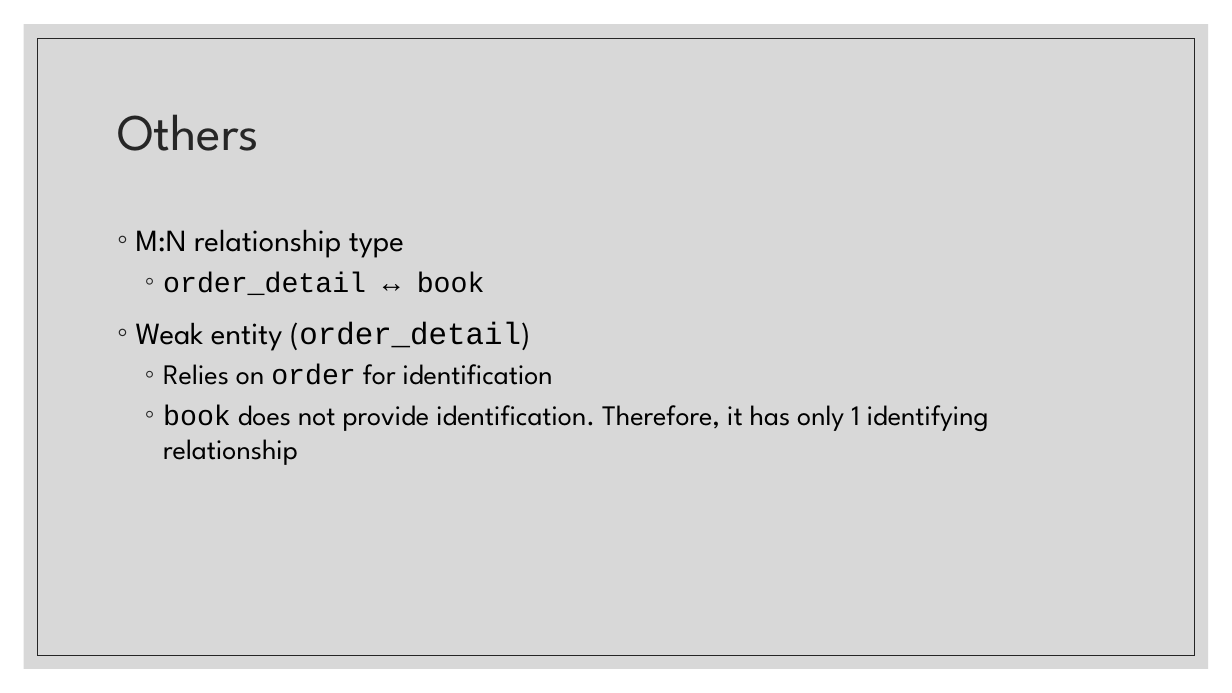
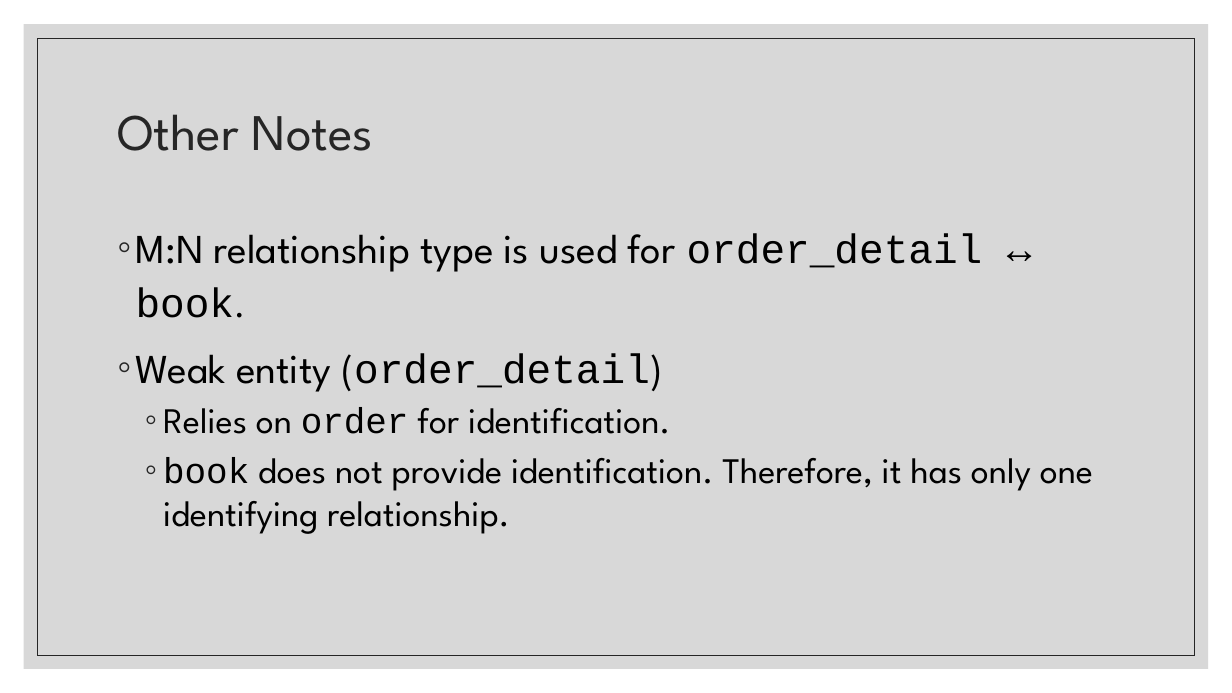
Before and after one commit to COMP-6120/FinalProject, a slide deck: slide 6 of Presentation.pptx. Drawn at 1232x693 pixels with LibreOffice and Linux fonts; fonts in the diff are those of the drawing. Boxes give left, top, right and bottom in pixels: in the first picture for what was removed or moved away, otherwise in the second. Text is boxed around its words. In the diff, an @@ line names an element or a change of style, - is before the commit and + after.

Commit message:
Update formatting of Presentation.pptx

```diff
--- a/Presentation.pptx
+++ b/Presentation.pptx
@@ title at [117, 114, 374, 151]: text changed @@
-Others
+Other Notes
@@ text at [136, 233, 983, 318]: text changed; size 24 to 32 pt @@
-◦ M:N relationship type
-  ◦ order_detail ↔ book
+◦ M:N relationship type is used for order_detail ↔ book.
@@ text at [136, 353, 662, 392]: size 24 to 32 pt in "Weak entity (order_detail)" @@
@@ text at [163, 408, 1093, 534]: text changed; size 22 to 28 pt @@
-  ◦ Relies on order for identification
-  ◦ book does not provide identification. Therefore, it has only 1 identifying relationship
+  ◦ Relies on order for identification.
+  ◦ book does not provide identification. Therefore, it has only one identifying relationship.
```
Also in this commit, not shown: 4 other slides changed.
